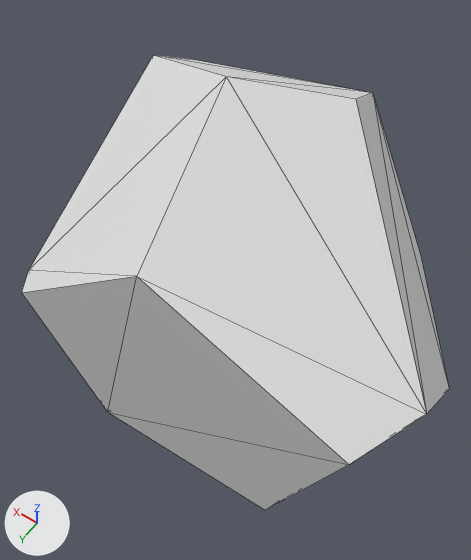
What one commit did to the OBJ model assets/pieces/daikon_train/daikon_0223.obj.
One viewpoint serves both versions: a 50 mm lens placed at (-0.0157, 0.0242, 0.0379), pointed at (0.0016, 0.0, -0.0001). Arrows for +X, +Y and +Z are at lower left; the lights stay in place. The older version comes first. Mesh edges are drawn as thin lines. Where no turn or scale is listed for an object, it has been applied to the vertices.

Names of what the first picture shows: 'daikon_0223'.
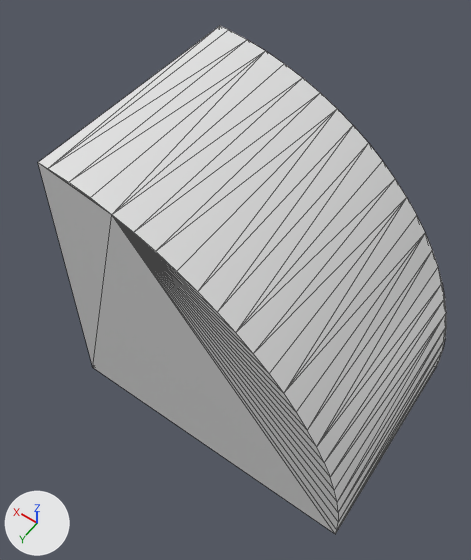
Changed parts and their boxes (x1, y1, x2, y2) in the pictures (471 x 560 px):
'daikon_0223', reshaped (12% taller): before (22, 55, 449, 510); after (38, 26, 446, 534)

Patch to the scene script:
```diff
--- a/assets/pieces/daikon_train/daikon_0223.obj.py
+++ b/assets/pieces/daikon_train/daikon_0223.obj.py
@@ me_daikon_0223 @@
 # used by ob_daikon_0223; location = (0.0, 0.0, 0.0)
-me_daikon_0223.from_pydata(...)  # 20 vertices, 36 faces; spans x -0.0149..0.0142, y -0.0136..0.0101, z -0.017..0.0172
+me_daikon_0223.from_pydata(...)  # 52 vertices, 100 faces; spans x -0.0131..0.0103, y -0.0084..0.0084, z -0.0097..0.0136
+# me_daikon_0223 part 1: the whole mesh is rebuilt
```
